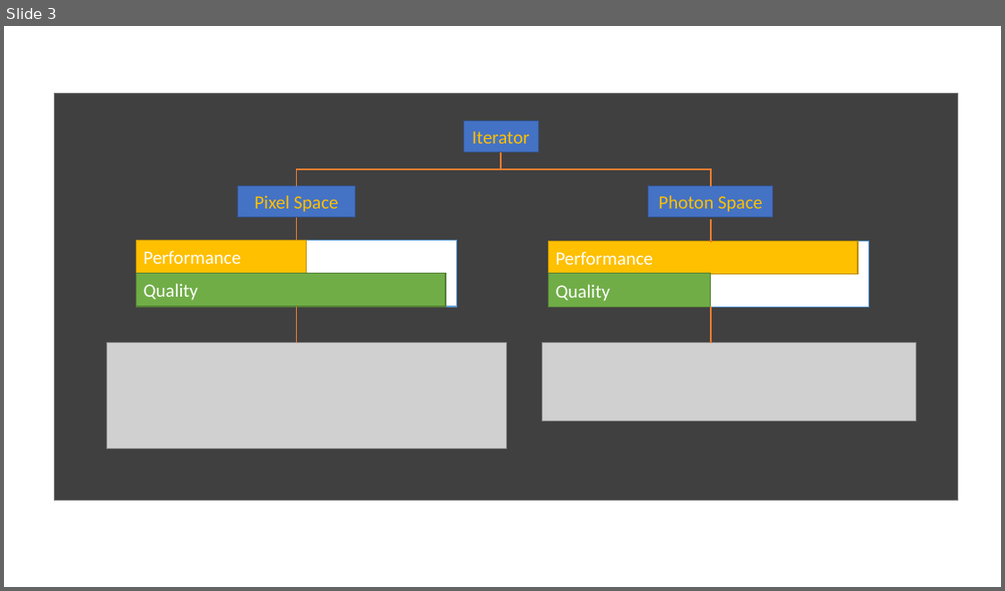
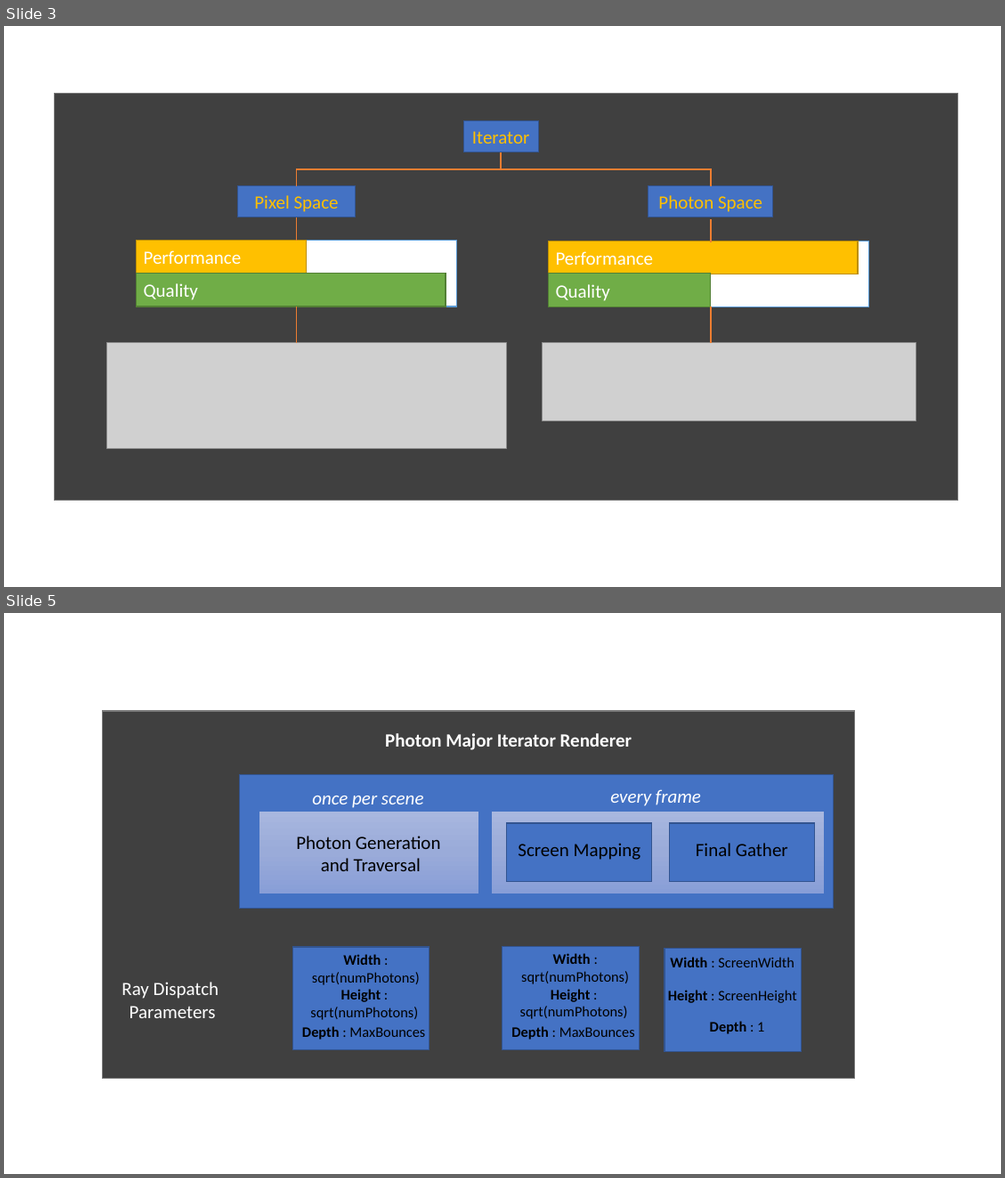
Before and after one commit to ananthaks/DXR-PhotonMapper, a slide deck: Docs/images/New Microsoft PowerPoint Presentation.pptx. Shown one above the other, each under a label of ours: slide 3 before the commit, slides 3 and 5 after it; the slides between them are not shown. The pictures are 1005x591 and 1005x1178 pixels, drawn with LibreOffice and Linux fonts; fonts in the diff are those of the drawing; grey boxes stand for pictures. Boxes give left, top, right and bottom in pixels: in the first picture for what was removed or moved away, otherwise in the second. Text is boxed around its words. In the diff, an @@ line names an element or a change of style, - is before the commit and + after.

```diff
--- a/Docs/images/New Microsoft PowerPoint Presentation.pptx
+++ b/Docs/images/New Microsoft PowerPoint Presentation.pptx
@@ slide 5 added at [4,613,1001,1174], background #FFFFFF @@
@@ group added at [103,711,854,1078]: 16 texts, 9 rectangles @@
+Photon Generation
+and Traversal
+Screen Mapping
+Final Gather
+Ray Dispatch
+Parameters
+Width : sqrt(numPhotons)
+Height : sqrt(numPhotons)
+Depth : MaxBounces
+Width : sqrt(numPhotons)
+Height : sqrt(numPhotons)
+Depth : MaxBounces
+Width : ScreenWidth
+Height : ScreenHeight
+Depth : 1
+once per scene
+every frame
+Photon Major Iterator Renderer
```
Also in this commit, not shown: 2 other slides added, 4 other files.
